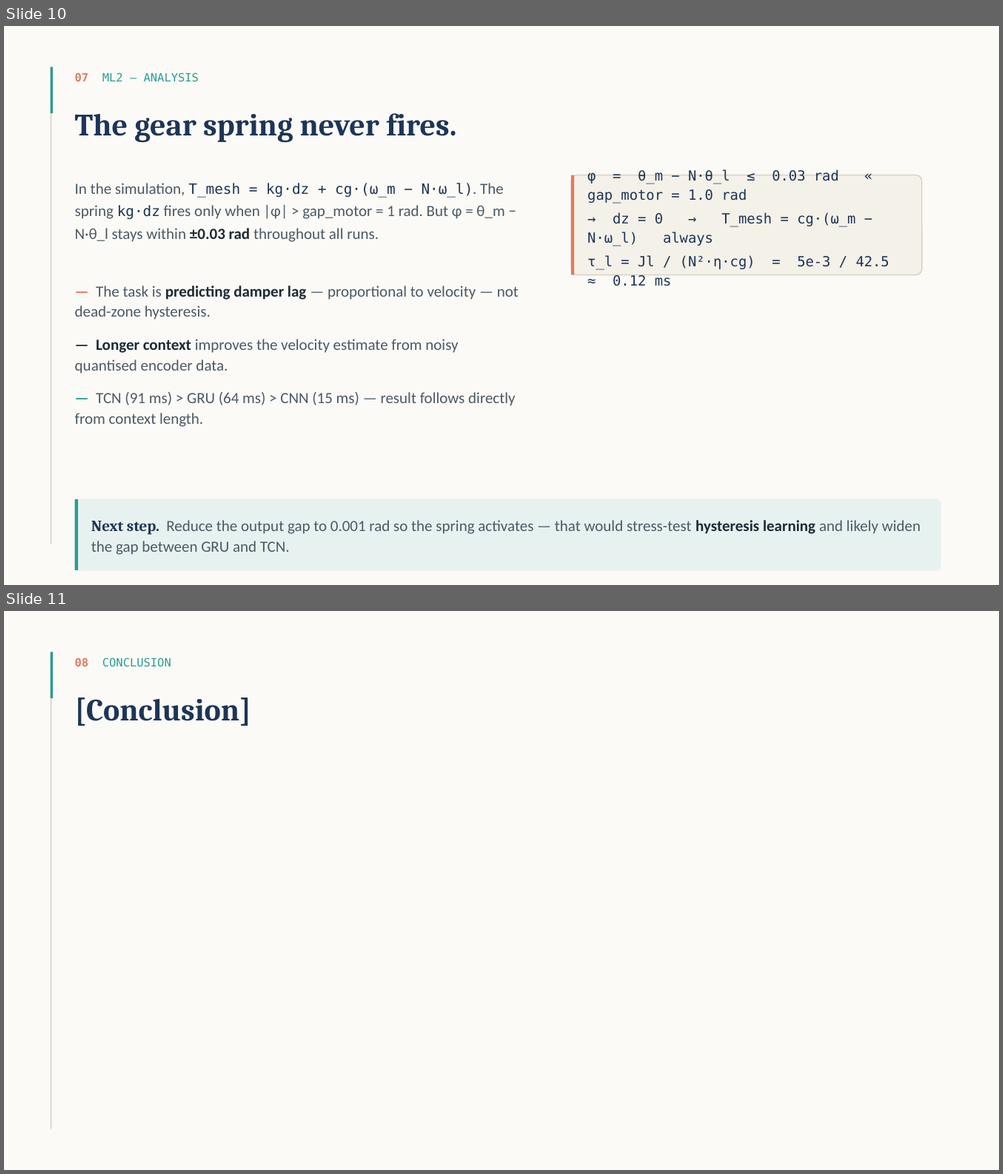
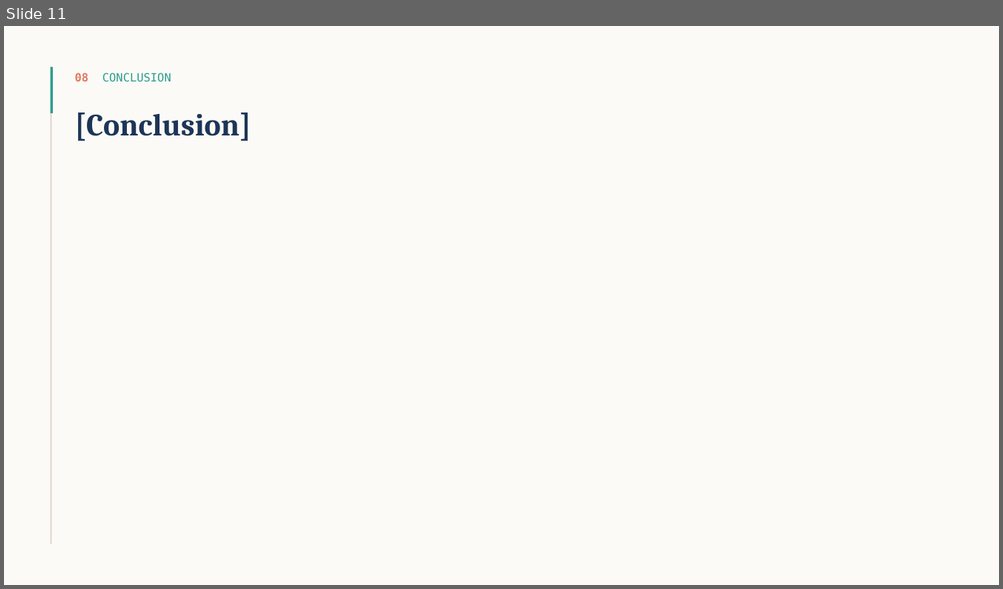
Before and after one commit to Riad-Attou/ai-electrical-engineering, a slide deck: presentation.pptx. Shown one above the other, each under a label of ours: slides 10 and 11 before the commit, slide 11 after it. The pictures are 1003x1174 and 1003x589 pixels, drawn with LibreOffice and Linux fonts; fonts in the diff are those of the drawing. Boxes give left, top, right and bottom in pixels: in the first picture for what was removed or moved away, otherwise in the second. Text is boxed around its words. In the diff, an @@ line names an element or a change of style, - is before the commit and + after.

```diff
--- a/presentation.pptx
+++ b/presentation.pptx
@@ slide 10 removed at (4, 26, 999, 585), background #FBFAF6 @@
@@ rectangle removed at (51, 67, 52, 545) @@
@@ rectangle removed at (51, 67, 53, 113) @@
@@ text removed at (75, 73, 199, 82) @@
-07 ML2 — ANALYSIS
@@ text removed at (75, 113, 456, 143) @@
-The gear spring never fires.
@@ rounded rectangle removed at (571, 175, 922, 275) @@
@@ rectangle removed at (571, 175, 574, 275) @@
@@ text removed at (587, 170, 889, 269) @@
-φ = θ_m − N·θ_l ≤ 0.03 rad « gap_motor = 1.0 rad
-→ dz = 0 → T_mesh = cg·(ω_m − N·ω_l) always
-τ_l = Jl / (N²·η·cg) = 5e-3 / 42.5 ≈ 0.12 ms
@@ text removed at (75, 183, 504, 242) @@
-In the simulation, T_mesh = kg·dz + cg·(ω_m − N·ω_l). The spring kg·dz fires only when |φ| > gap_motor = 1 rad. But φ = θ_m − N·θ_l stays within ±0.03 rad throughout all runs.
@@ text removed at (75, 286, 518, 427) @@
-— The task is predicting damper lag — proportional to velocity — not dead-zone hysteresis.
-— Longer context improves the velocity estimate from noisy quantised encoder data.
-— TCN (91 ms) > GRU (64 ms) > CNN (15 ms) — result follows directly from context length.
@@ rounded rectangle removed at (75, 500, 940, 571) @@
@@ rectangle removed at (75, 500, 78, 571) @@
@@ text removed at (91, 520, 920, 555) @@
-Next step. Reduce the output gap to 0.001 rad so the spring activates — that would stress-test hysteresis learning and likely widen the gap between GRU and TCN.
```
Also in this commit, not shown: 2 slides changed, 4 slides added, 3 other slides removed, 41 other files.
